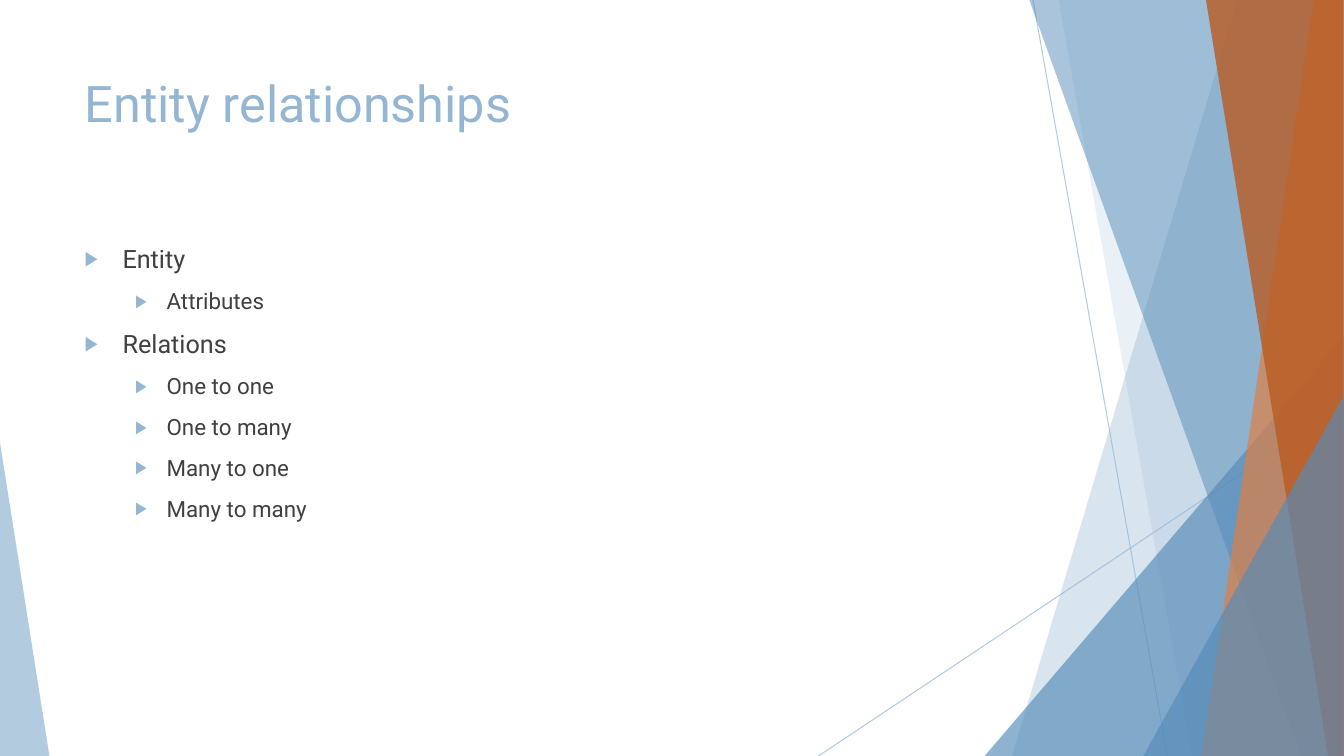
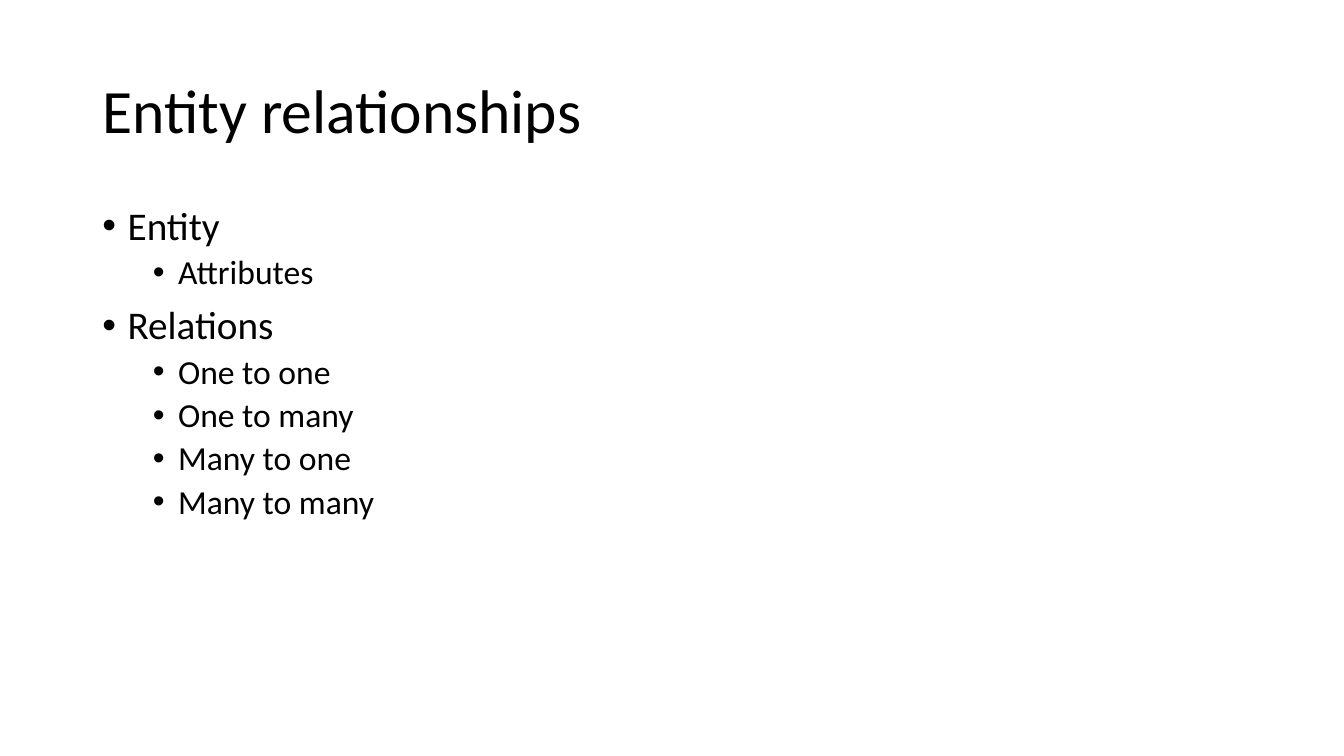
Before and after one commit to nikbearbrown/INFO_6210, a slide deck: slide 10 of Week_1/Intro_SQL.pptx. Drawn at 1344x756 pixels with LibreOffice and Linux fonts; fonts in the diff are those of the drawing. Boxes give left, top, right and bottom in pixels: in the first picture for what was removed or moved away, otherwise in the second. Text is boxed around its words. In the diff, an @@ line names an element or a change of style, - is before the commit and + after.

```diff
--- a/Week_1/Intro_SQL.pptx
+++ b/Week_1/Intro_SQL.pptx
@@ title "Entity relationships": place and size @@
-title "Entity relationships" at (85, 84, 511, 133)
+title "Entity relationships" at (102, 90, 581, 143)
@@ title "Entity relationships" at (102, 90, 581, 143): size 36 to 44 pt, font Roboto to Calibri, text colour #94B6D2 to #000000; line spacing 1 to 0.9; vertical alignment top to middle @@
@@ text "Entity": place and size @@
-text "Entity" at (123, 250, 307, 522)
+text "Entity" at (128, 213, 374, 520)
@@ text "Entity" at (128, 213, 374, 520): size 18 to 28 pt in "Entity", "Relations"; font Roboto to Calibri, text colour #404040 to #000000; size 16 to 24 pt in "Attributes", "One to one", "One to many", "Many to one" and 1 more places; bullet ▶ to •; line spacing 1 to 0.9; less space between paragraphs @@
@@ group removed at (0, 0, 1344, 756): 5 freeform shapes, 3 triangles, 2 lines @@
```
Also in this commit, not shown: 165 other slides changed, 3 other files.
